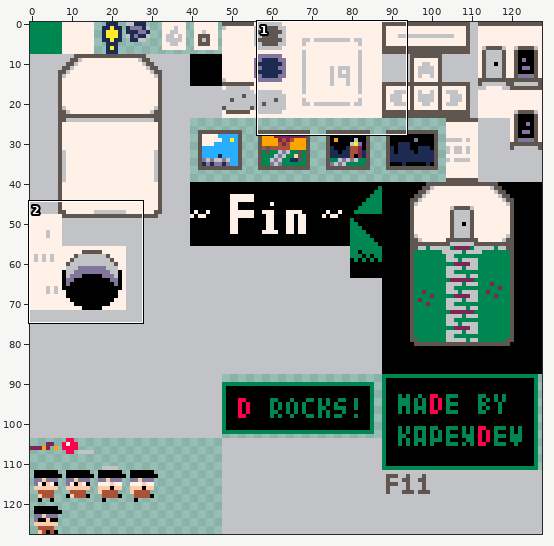
A sprite sheet gets an edit: assets/atlas.png. Above, an overview of the earlier version with the close-up marked.
Close-up. Earlier state:
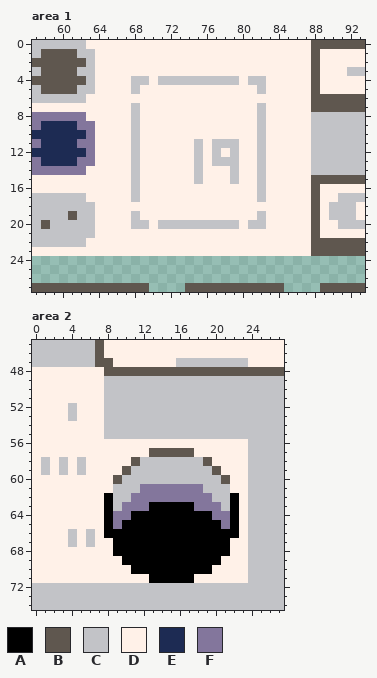
The file is 128x128 pixels. Shown: area 1: x 57..93, y 0..27; area 2: x 0..27, y 45..74.
Palette (. is transparent): A #000000  B #5f574f  C #c2c3c7  D #fff1e8  E #1d2b53  F #83769c
Pixels before, area 1, first column x 57:
 0 CCCCCCDDDDDDDDDDDDDDDDDDDDDDDDDBBBBBB
 1 CBBBBCCDDDDDDDDDDDDDDDDDDDDDDDDBDDDDD
 2 BBBBBBCDDDDDDDDDDDDDDDDDDDDDDDDBDDDDD
 3 CBBBBCCDDDDDDDDDDDDDDDDDDDDDDDDBDDDCC
 4 BBBBBBCDDDDCCDCCCCCCCCCDCCDDDDDBDDDDD
 5 CBBBBCCDDDDCDDDDDDDDDDDDDCDDDDDBDDDDD
 6 CCCCCCDDDDDDDDDDDDDDDDDDDDDDDDDBBBBBB
 7 DDDDDDDDDDDCDDDDDDDDDDDDDCDDDDDBBBBBB
 8 FFFFFFDDDDDCDDDDDDDDDDDDDCDDDDDCCCCCC
 9 FEEEEFFDDDDCDDDDDDDDDDDDDCDDDDDCCCCCC
10 EEEEEEFDDDDCDDDDDDDDDDDDDCDDDDDCCCCCC
11 FEEEEFFDDDDCDDDDDDCDCCCDDCDDDDDCCCCCC
12 EEEEEEFDDDDCDDDDDDCDCDCDDCDDDDDCCCCCC
13 FEEEEFFDDDDCDDDDDDCDCCCDDCDDDDDCCCCCC
14 FFFFFFDDDDDCDDDDDDCDDDCDDCDDDDDCCCCCC
15 DDDDDDDDDDDCDDDDDDCDDDCDDCDDDDDBBBBBB
16 DDDDDDDDDDDCDDDDDDDDDDDDDCDDDDDBDDDDD
17 CCCCCCDDDDDCDDDDDDDDDDDDDCDDDDDBDDCCC
18 CCCCCCCDDDDDDDDDDDDDDDDDDDDDDDDBDCCCD
19 CCCCBCCDDDDCDDDDDDDDDDDDDCDDDDDBDCCCD
20 CBCCCCCDDDDCCDCCCCCCCCCDCCDDDDDBDDCCC
21 CCCCCCCDDDDDDDDDDDDDDDDDDDDDDDDBDDDDD
22 CCCCCCDDDDDDDDDDDDDDDDDDDDDDDDDBBBBBB
23 DDDDDDDDDDDDDDDDDDDDDDDDDDDDDDDBBBBBB
24 .....................................
25 .....................................
26 .....................................
27 BBBBBBBBBBBBB....BBBBBBBBBBB....BBBBB
Pixels before, area 2, first column x 0:
45 CCCCCCCBDDDDDDDDDDDDDDDDDDDD
46 CCCCCCCBDDDDDDDDDDDDDDDDDDDD
47 CCCCCCCBBDDDDDDDCCCCCCCCDDDD
48 DDDDDDDDBBBBBBBBBBBBBBBBBBBB
49 DDDDDDDDCCCCCCCCCCCCCCCCCCCC
50 DDDDDDDDCCCCCCCCCCCCCCCCCCCC
51 DDDDDDDDCCCCCCCCCCCCCCCCCCCC
52 DDDDCDDDCCCCCCCCCCCCCCCCCCCC
53 DDDDCDDDCCCCCCCCCCCCCCCCCCCC
54 DDDDDDDDCCCCCCCCCCCCCCCCCCCC
55 DDDDDDDDCCCCCCCCCCCCCCCCCCCC
56 DDDDDDDDDDDDDDDDDDDDDDDDCCCC
57 DDDDDDDDDDDDDBBBBBDDDDDDCCCC
58 DCDCDCDDDDDBCCCCCCCBDDDDCCCC
59 DCDCDCDDDDBCCCCCCCCCBDDDCCCC
60 DDDDDDDDDBCCCCCCCCCCCBDDCCCC
61 DDDDDDDDDCCCFFFFFFFCCCDDCCCC
62 DDDDDDDDACCFFFFFFFFFCCADCCCC
63 DDDDDDDDACFFFAAAAAFFFCADCCCC
64 DDDDDDDDAFFAAAAAAAAAFFADCCCC
65 DDDDDDDDAFAAAAAAAAAAAFADCCCC
66 DDDDCDCDAAAAAAAAAAAAAAADCCCC
67 DDDDCDCDDAAAAAAAAAAAAADDCCCC
68 DDDDDDDDDAAAAAAAAAAAAADDCCCC
69 DDDDDDDDDDAAAAAAAAAAADDDCCCC
70 DDDDDDDDDDDAAAAAAAAADDDDCCCC
71 DDDDDDDDDDDDDAAAAADDDDDDCCCC
72 CCCCCCCCCCCCCCCCCCCCCCCCCCCC
73 CCCCCCCCCCCCCCCCCCCCCCCCCCCC
74 CCCCCCCCCCCCCCCCCCCCCCCCCCCC
New version:
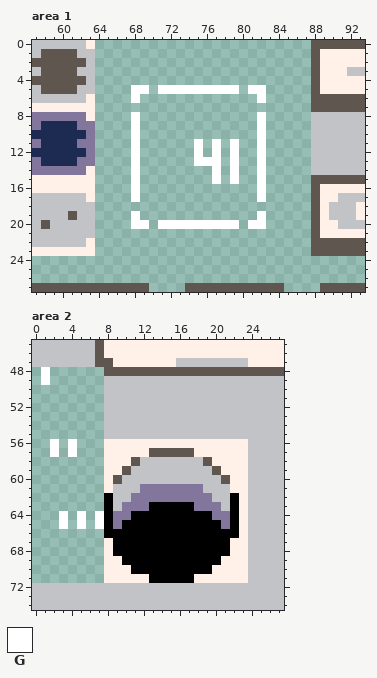
Colours new in this view: G #ffffff
The exact change:
Area 1:
y 0..3: x 64..87 DDDDDDDDDDDDDDDDDDDDDDDD -> ........................
y 4: x 64..87 DDDDCCDCCCCCCCCCDCCDDDDD -> ........................
y 5: x 64..87 DDDDCDDDDDDDDDDDDDCDDDDD -> ....GG.GGGGGGGGG.GG.....
y 6: x 64..87 DDDDDDDDDDDDDDDDDDDDDDDD -> ....G.............G.....
y 7: x 64..87 DDDDCDDDDDDDDDDDDDCDDDDD -> ........................
y 8..10: x 64..87 DDDDCDDDDDDDDDDDDDCDDDDD -> ....G.............G.....
y 11: x 64..87 DDDDCDDDDDDCDCCCDDCDDDDD -> ....G......G.G.G..G.....
y 12: x 64..87 DDDDCDDDDDDCDCDCDDCDDDDD -> ....G......G.G.G..G.....
y 13: x 64..87 DDDDCDDDDDDCDCCCDDCDDDDD -> ....G......GGG.G..G.....
y 14..15: x 64..87 DDDDCDDDDDDCDDDCDDCDDDDD -> ....G........G.G..G.....
y 16..17: x 64..87 DDDDCDDDDDDDDDDDDDCDDDDD -> ....G.............G.....
y 18: x 64..87 DDDDDDDDDDDDDDDDDDDDDDDD -> ........................
y 19: x 64..87 DDDDCDDDDDDDDDDDDDCDDDDD -> ....G.............G.....
y 20: x 64..87 DDDDCCDCCCCCCCCCDCCDDDDD -> ....GG.GGGGGGGGG.GG.....
y 21..23: x 64..87 DDDDDDDDDDDDDDDDDDDDDDDD -> ........................
Area 2:
y 48..49: x 0..7 DDDDDDDD -> .G......
y 50..51: x 0..7 DDDDDDDD -> ........
y 52..53: x 0..7 DDDDCDDD -> ........
y 54..55: x 0..7 DDDDDDDD -> ........
y 56..57: x 0..7 DDDDDDDD -> ..G.G...
y 58..59: x 0..7 DCDCDCDD -> ........
y 60..63: x 0..7 DDDDDDDD -> ........
y 64..65: x 0..7 DDDDDDDD -> ...G.G.G
y 66..67: x 0..7 DDDDCDCD -> ........
y 68..71: x 0..7 DDDDDDDD -> ........
Where, in picture pixels (left, top, right, bottom), the same in both close-ups:
changed: (95, 40, 311, 256)
changed: (32, 367, 104, 583)
